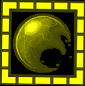
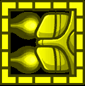
Comparing the layer stacks of the two 85x86 images. Changes:
added layer "Warstwa 20" above "Warstwa 19" over [left=0, top=0, right=85, bottom=85]
hid "Warstwa 11" over [left=0, top=0, right=85, bottom=86]
